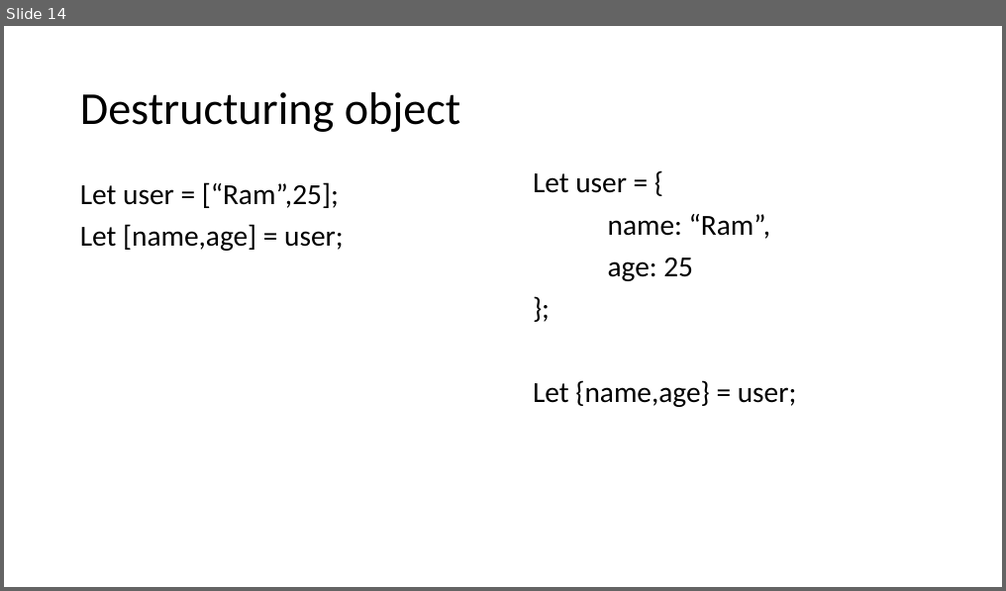
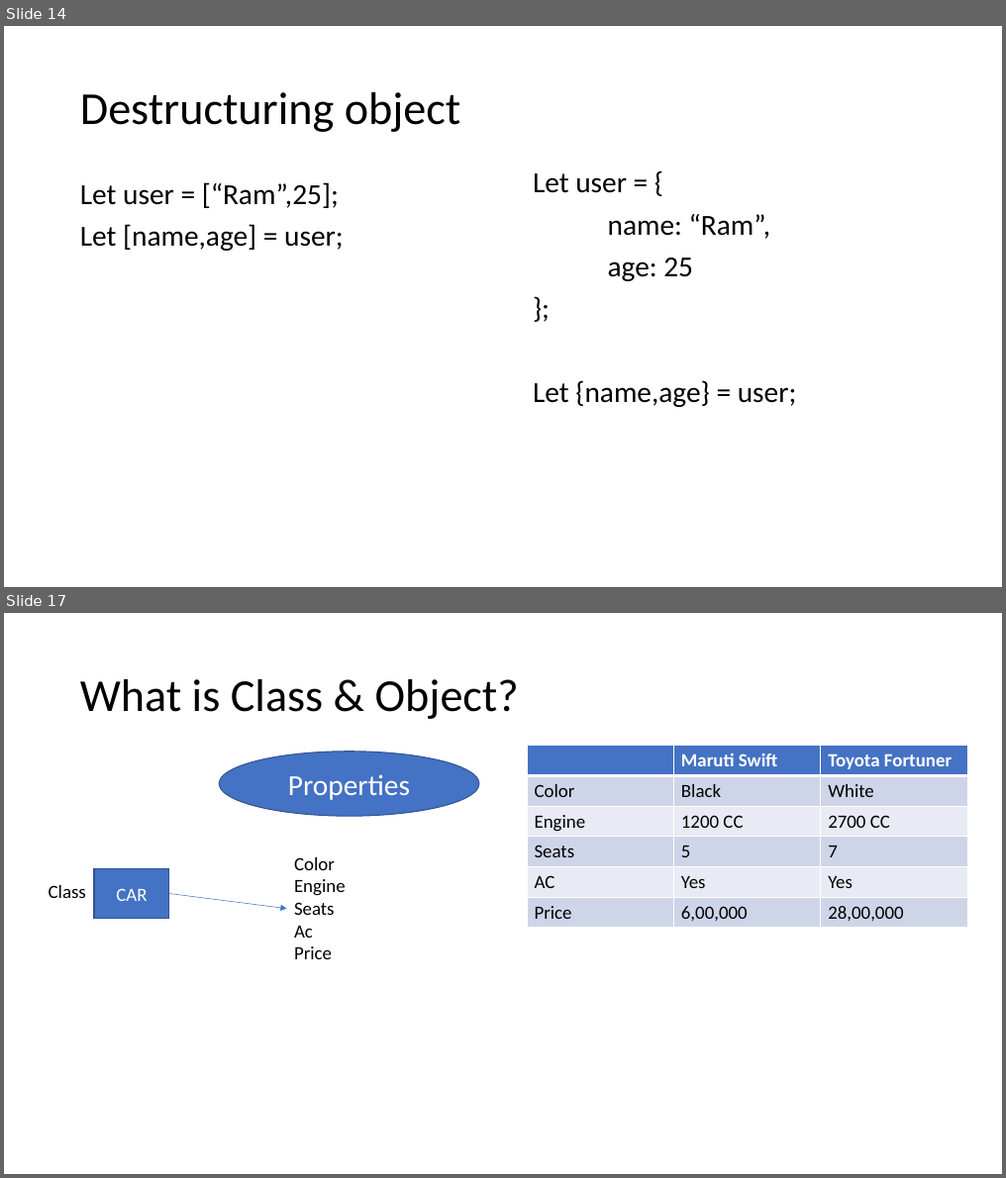
Before and after one commit to PiyushChaturvedii/Batch04, a slide deck: AdvanceJavaScript.pptx. Shown one above the other, each under a label of ours: slide 14 before the commit, slides 14 and 17 after it; the slides between them are not shown. The pictures are 1006x591 and 1006x1178 pixels, drawn with LibreOffice and Linux fonts; fonts in the diff are those of the drawing. Boxes give left, top, right and bottom in pixels: in the first picture for what was removed or moved away, otherwise in the second. Text is boxed around its words. In the diff, an @@ line names an element or a change of style, - is before the commit and + after.

```diff
--- a/AdvanceJavaScript.pptx
+++ b/AdvanceJavaScript.pptx
@@ slide 17 added at [4,613,1002,1174], background #FFFFFF @@
@@ title added at [80,679,519,719], 44 pt, text #000000 @@
+What is Class & Object?
@@ ellipse added at [219,752,479,817], fill #4472C4, outline #325491 1 pt, 28 pt, text #FFFFFF @@
+Properties
@@ table added at [527,746,966,928], 6 rows, 3 columns @@
+ | Maruti Swift | Toyota Fortuner
+Color | Black | White
+Engine | 1200 CC | 2700 CC
+Seats | 5 | 7
+AC | Yes | Yes
+Price | 6,00,000 | 28,00,000
@@ rectangle added at [94,869,168,919], fill #4472C4, outline #325491 1 pt, 18 pt, text #FFFFFF @@
+CAR
@@ text added at [294,858,346,959], 18 pt, text #000000 @@
+Color
+Engine
+Seats
+Ac
+Price
@@ text added at [49,885,86,898], 18 pt, text #000000 @@
+Class
@@ arrow added from (169, 894) to (287, 909), #4472C4 0.5 pt @@
```
Also in this commit, not shown: 6 other slides added, 2 other files.
